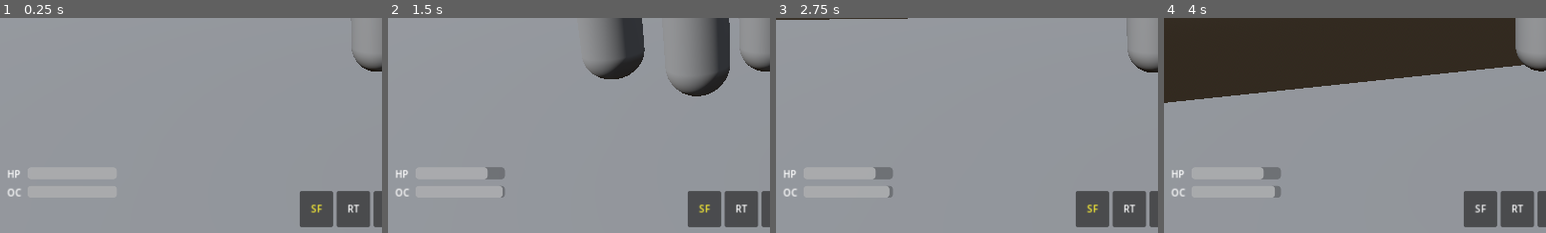
Above: before the commit, frames 1-4 (left to right).
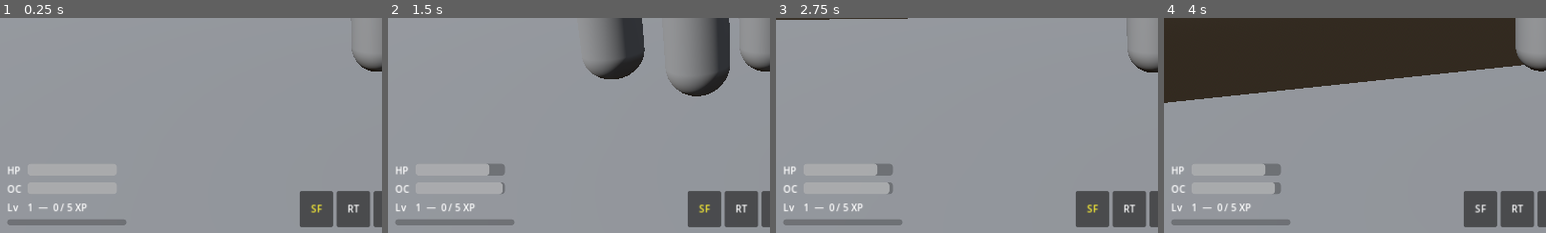
Above: after the commit, the same moments.

Repository: architectwuji-hash/sun-petal-kingdom
Game: Godot game, scene res://scenes/world/TestArena.tscn
Same seed, same stepped clock (60 frames per second), same inputs: the game is played once before the commit and once after it.
Inputs (mouse positions are % of the whole screen's width and height, from its top left):
- Up to frame 1 (0.25 s): no input
- Up to frame 2 (1.5 s): tap Enter (ui_accept) at 0.5, 0.77 s; move the mouse to (55, 50) at 0.52 s; press the mouse at (55, 50) at 0.53 s; hold W (move_forward) from 0.53 s (still down); move the mouse to (45, 50) at 1.27 s; release the mouse at (45, 50) at 1.28 s; click (45, 50) at 1.35 s
- Up to frame 3 (2.75 s): keep holding W (move_forward); tap Enter (ui_accept) at 1.52 s; move the mouse to (52, 48) at 2.02 s; hold 1 (slot_1) from 2.03 s (still down); click (52, 48) at 2.3 s
- Up to frame 4 (4 s): keep holding W (move_forward); move the mouse to (49, 52) at 2.77 s; release 1 (slot_1) at 2.78 s; tap 2 (slot_2) at 2.85 s; tap Enter (ui_accept) at 3.02, 3.77 s; click (49, 52) at 3.05 s; move the mouse to (57, 51) at 3.52 s; hold 3 (slot_3) from 3.53 s (still down); click (57, 51) at 3.8 s
The pictures show only the part of the screen within x 1-51%, y 50-100%; the shares and areas given below are measured in that part.

The runs differ from the first frame. In frame 1, 1.3% of the frame differs, in the area x 2-33%, y 68-97%; in frame 2, 1.5%; in frame 3, 1.5%; in frame 4, 1.5%.

Commit message:
Task 11: XP and level system
- Player gains XP equal to enemy level on kill
- Level-up formula: xp_required = level * level * 5
- Max health scales: 100 + (level-1)*50, restored on level up
- Ocali fully restored on level up
- Melee damage = player.level * 10 (no longer hardcoded)
- Enemy level export drives HP (level*20), damage (level*3), XP reward
- HUD shows level + XP bar (LvLabel + XPBar nodes added)
- Enemies respawn after 4s delay for continuous XP flow

Co-Authored-By: Claude Sonnet 4.6 <noreply@anthropic.com>
Claude-Session: https://claude.ai/code/session_01Xdz41Yjj7Zi8p9do1ybWv2

Diff:
--- a/scenes/ui/HUD.tscn
+++ b/scenes/ui/HUD.tscn
@@ -53,6 +53,26 @@
 custom_minimum_size = Vector2(150, 20)
 max_value = 750.0
 value = 750.0
+show_percentage = false
+
+[node name="LevelRow" type="HBoxContainer" parent="StatsPanel/VBox"]
+layout_mode = 2
+
+[node name="LvLabel" type="Label" parent="StatsPanel/VBox/LevelRow"]
+layout_mode = 2
+custom_minimum_size = Vector2(30, 0)
+text = "Lv"
+
+[node name="LevelLabel" type="Label" parent="StatsPanel/VBox/LevelRow"]
+layout_mode = 2
+custom_minimum_size = Vector2(120, 0)
+text = "1  —  0 / 5 XP"
+
+[node name="XPBar" type="ProgressBar" parent="StatsPanel/VBox"]
+layout_mode = 2
+custom_minimum_size = Vector2(180, 10)
+max_value = 5.0
+value = 0.0
 show_percentage = false
 
 [node name="DeathScreen" type="Control" parent="."]
--- a/scripts/enemies/basic_enemy.gd
+++ b/scripts/enemies/basic_enemy.gd
@@ -1,19 +1,20 @@
 extends CharacterBody3D
 class_name BasicEnemy
 
-signal died
+signal died(xp_reward: int)
 
-@export var max_health: int = 60
+@export var enemy_level: int = 3
 @export var move_speed: float = 2.5
 @export var attack_range: float = 1.8
-@export var attack_damage: int = 10
 @export var attack_cooldown: float = 1.2
 @export var detection_range: float = 12.0
 
 const GRAVITY: float = 20.0
 const DamageNumberScene := preload("res://scenes/ui/DamageNumber.tscn")
 
-var health: int = max_health
+var max_health: int = 0
+var health: int = 0
+var attack_damage: int = 0
 var _player: Player = null
 var _can_attack: bool = true
 
@@ -23,7 +24,9 @@
 
 
 func _ready() -> void:
+	max_health = enemy_level * 20
 	health = max_health
+	attack_damage = max(1, enemy_level * 3)
 	_update_label()
 	attack_timer.wait_time = attack_cooldown
 	attack_timer.one_shot = true
@@ -74,6 +77,16 @@
 		die()
 
 
+func die() -> void:
+	emit_signal("died", enemy_level)
+	queue_free()
+
+
+func _update_label() -> void:
+	if health_label:
+		health_label.text = str(health) + " / " + str(max_health)
+
+
 func _spawn_damage_number(amount: int) -> void:
 	var num: DamageNumber = DamageNumberScene.instantiate()
 	get_parent().add_child(num)
@@ -81,13 +94,3 @@
 		randf_range(-0.3, 0.3), 1.6, randf_range(-0.3, 0.3)
 	)
 	num.setup(amount)
-
-
-func die() -> void:
-	emit_signal("died")
-	queue_free()
-
-
-func _update_label() -> void:
-	if health_label:
-		health_label.text = str(health) + " / " + str(max_health)
--- a/scripts/player/attack_controller.gd
+++ b/scripts/player/attack_controller.gd
@@ -3,7 +3,6 @@
 
 signal attack_landed(damage: int, position: Vector3)
 
-@export var melee_damage: int = 15
 @export var melee_range: float = 3.0
 @export var melee_ocali_cost: int = 10
 @export var attack_cooldown: float = 0.4
@@ -26,13 +25,14 @@
 	_attack_origin = player.get_node("AttackOrigin")
 
 
-func try_melee_attack(camera: Camera3D) -> void:
+func try_melee_attack(_camera: Camera3D) -> void:
 	if not _can_attack:
 		return
 	if not _player.spend_ocali(melee_ocali_cost):
 		return
 	_can_attack = false
 	_cooldown_timer.start()
+	var damage: int = _player.level * 10
 	var space_state := _player.get_world_3d().direct_space_state
 	var origin := _attack_origin.global_position
 	var direction := -_player.global_transform.basis.z
@@ -44,13 +44,9 @@
 	if result:
 		var collider = result["collider"]
 		var hit_pos: Vector3 = result["position"]
-		emit_signal("attack_landed", melee_damage, hit_pos)
+		emit_signal("attack_landed", damage, hit_pos)
 		if collider.has_method("take_damage"):
-			collider.take_damage(melee_damage)
-		else:
-			print("Hit: ", collider.name, " — no take_damage method")
-	else:
-		print("Melee raycast hit nothing")
+			collider.take_damage(damage)
 
 
 func _on_cooldown_done() -> void:
--- a/scripts/player/player.gd
+++ b/scripts/player/player.gd
@@ -3,13 +3,13 @@
 
 signal ocali_changed(current: int, maximum: int)
 signal health_changed(current: int, maximum: int)
+signal level_changed(new_level: int, xp: int, xp_required: int)
 signal died
 
 @export var move_speed: float = 5.0
 @export var sprint_speed: float = 9.0
 @export var jump_velocity: float = 5.5
 @export var mouse_sensitivity: float = 0.003
-@export var max_health: int = 100
 @export var max_ocali: int = 750
 @export var respawn_delay: float = 3.0
 
@@ -22,14 +22,28 @@
 @onready var flower_loadout: FlowerLoadout = $FlowerLoadout
 @onready var power_handler: PowerHandler = $PowerHandler
 
-var health: int = max_health
-var ocali: int = max_ocali
+var level: int = 1
+var xp: int = 0
+var max_health: int = 100
+var health: int = 100
+var ocali: int = 750
 var _camera_pitch: float = 0.0
 var _is_dead: bool = false
 
 
+func _get_xp_required() -> int:
+	return level * level * 5
+
+
+func _get_max_health_for_level(lvl: int) -> int:
+	return 100 + (lvl - 1) * 50
+
+
 func _ready() -> void:
 	add_to_group("player")
+	max_health = _get_max_health_for_level(level)
+	health = max_health
+	ocali = max_ocali
 	Input.set_mouse_mode(Input.MOUSE_MODE_CAPTURED)
 	attack_controller.init(self)
 	ocali_regen.init(self)
@@ -77,6 +91,21 @@
 	move_and_slide()
 
 
+func add_xp(amount: int) -> void:
+	xp += amount
+	var required: int = _get_xp_required()
+	while xp >= required:
+		xp -= required
+		level += 1
+		max_health = _get_max_health_for_level(level)
+		health = max_health
+		ocali = max_ocali
+		emit_signal("health_changed", health, max_health)
+		emit_signal("ocali_changed", ocali, max_ocali)
+		required = _get_xp_required()
+	emit_signal("level_changed", level, xp, required)
+
+
 func take_damage(amount: int) -> void:
 	if _is_dead:
 		return
@@ -115,4 +144,5 @@
 	velocity = Vector3.ZERO
 	emit_signal("health_changed", health, max_health)
 	emit_signal("ocali_changed", ocali, max_ocali)
+	emit_signal("level_changed", level, xp, _get_xp_required())
 	Input.set_mouse_mode(Input.MOUSE_MODE_CAPTURED)
--- a/scripts/ui/hud.gd
+++ b/scripts/ui/hud.gd
@@ -3,12 +3,16 @@
 
 @onready var health_bar: ProgressBar = $StatsPanel/VBox/HealthRow/HealthBar
 @onready var ocali_bar: ProgressBar = $StatsPanel/VBox/OcaliRow/OcaliBar
+@onready var level_label: Label = $StatsPanel/VBox/LevelRow/LevelLabel
+@onready var xp_bar: ProgressBar = $StatsPanel/VBox/XPBar
 @onready var death_screen: Control = $DeathScreen
 @onready var slot_container: HBoxContainer = $SlotBar/Slots
 
 var _player: Player = null
 var _slot_panels: Array[PanelContainer] = []
 var _slot_labels: Array[Label] = []
+var _kills: int = 0
+
 
 func _ready() -> void:
 	death_screen.visible = false
@@ -17,33 +21,51 @@
 		_slot_panels.append(panel)
 		_slot_labels.append(panel.get_child(0) as Label)
 
+
 func connect_to_player(player: Player) -> void:
 	_player = player
 	player.health_changed.connect(_on_health_changed)
 	player.ocali_changed.connect(_on_ocali_changed)
+	player.level_changed.connect(_on_level_changed)
 	player.died.connect(_on_player_died)
 	player.flower_loadout.slot_changed.connect(_on_slot_changed)
 	health_bar.max_value = player.max_health
 	health_bar.value = player.health
 	ocali_bar.max_value = player.max_ocali
 	ocali_bar.value = player.ocali
+	_on_level_changed(player.level, player.xp, player._get_xp_required())
 	_refresh_slots()
+
 
 func _on_health_changed(current: int, maximum: int) -> void:
 	health_bar.max_value = maximum
 	health_bar.value = current
 
+
 func _on_ocali_changed(current: int, maximum: int) -> void:
 	ocali_bar.max_value = maximum
 	ocali_bar.value = current
+
+
+func _on_level_changed(new_level: int, current_xp: int, required_xp: int) -> void:
+	level_label.text = str(new_level) + "  —  " + str(current_xp) + " / " + str(required_xp) + " XP"
+	xp_bar.max_value = required_xp
+	xp_bar.value = current_xp
+
 
 func _on_player_died() -> void:
 	death_screen.visible = true
 	await get_tree().create_timer(3.0).timeout
 	death_screen.visible = false
 
+
 func _on_slot_changed(_index: int, _flower: String) -> void:
 	_refresh_slots()
+
+
+func increment_kills() -> void:
+	_kills += 1
+
 
 func _refresh_slots() -> void:
 	if _player == null:
@@ -56,9 +78,14 @@
 		else:
 			_slot_labels[i].remove_theme_color_override("font_color")
 
+
 func _abbr(flower_name: String) -> String:
 	match flower_name:
-		"Sunflower": return "SF"
-		"Rose":      return "RT"
-		"":          return "--"
-		_:           return flower_name.left(2).to_upper()
+		"Sunflower":
+			return "SF"
+		"Rose":
+			return "RT"
+		"":
+			return "--"
+		_:
+			return flower_name.left(2).to_upper()
--- a/scripts/world/test_arena.gd
+++ b/scripts/world/test_arena.gd
@@ -1,8 +1,33 @@
 extends Node3D
+
+const BasicEnemyScene := preload("res://scenes/enemies/BasicEnemy.tscn")
 
 @onready var player: Player = $PlayerSpawn/Player
 @onready var hud: HUD = $HUD
 
+const RESPAWN_DELAY: float = 4.0
+const SPAWN_POSITIONS: Array = [
+	Vector3(-4, 0, -6), Vector3(0, 0, -6), Vector3(4, 0, -6),
+	Vector3(-8, 0, -10), Vector3(8, 0, -10), Vector3(0, 0, -14),
+]
+
 
 func _ready() -> void:
 	hud.connect_to_player(player)
+	for child in get_children():
+		if child is BasicEnemy:
+			child.died.connect(_on_enemy_died)
+
+
+func _on_enemy_died(xp: int) -> void:
+	hud.increment_kills()
+	player.add_xp(xp)
+	await get_tree().create_timer(RESPAWN_DELAY).timeout
+	_spawn_enemy()
+
+
+func _spawn_enemy() -> void:
+	var enemy: BasicEnemy = BasicEnemyScene.instantiate()
+	add_child(enemy)
+	enemy.global_position = SPAWN_POSITIONS[randi() % SPAWN_POSITIONS.size()]
+	enemy.died.connect(_on_enemy_died)
